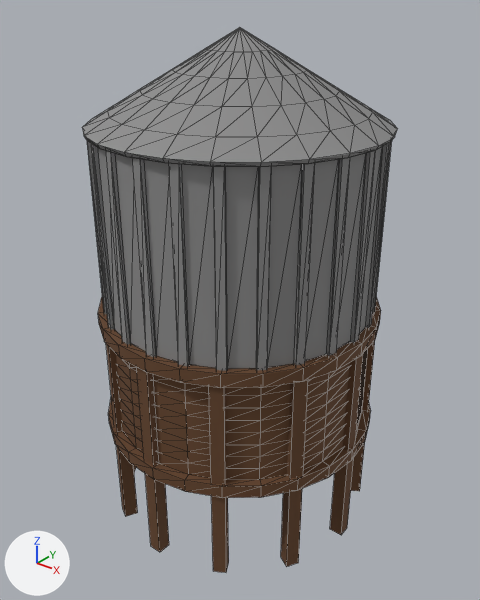
The FBX model Assets/Prefabs/3dModels/Silo.FBX, before and after one commit.
Before and after are seen from a 50 mm camera at (2.19, -2.74, 3.02) aimed at (0.02, -0.02, 1.34). Lighting does not change. The marker at lower left points along +X, +Y and +Z. Mesh edges are drawn as thin lines. Where no turn or scale is listed for an object, it has been applied to the vertices. Vertices at the same position are counted once.
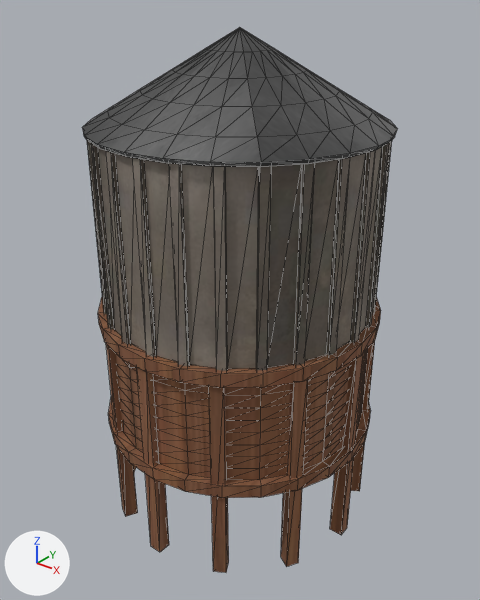
Diff of the bpy script that builds the scene:
```diff
--- a/Assets/Prefabs/3dModels/Silo.FBX.py
+++ b/Assets/Prefabs/3dModels/Silo.FBX.py
@@ img_steel_jpg @@
+img_steel_jpg = load_image('steel.jpg', '_unpacked/steel.jpg', 600, 600, 'sRGB')
@@ img_woodoodd_jpg @@
+img_woodoodd_jpg = load_image('woodoodd.jpg', '_unpacked/woodoodd.jpg', 260, 194, 'sRGB')
@@ img_steel2_jpg @@
+img_steel2_jpg = load_image('steel2.jpg', '_unpacked/steel2.jpg', 600, 600, 'sRGB')
@@ mat_02___default @@
+mat_02___default = principled_material('02 - Default')
+mat_02___default.texture = img_steel_jpg
+mat_02___default.roughness = 0.859
@@ mat_08___default @@
+mat_08___default = principled_material('08 - Default')
+mat_08___default.texture = img_woodoodd_jpg
+mat_08___default.roughness = 0.859
@@ mat_07___default @@
+mat_07___default = principled_material('07 - Default')
+mat_07___default.texture = img_steel2_jpg
+mat_07___default.roughness = 0.859
@@ me_mesh_013 @@
 me_mesh_013.from_pydata(...)  # 200 vertices, 396 faces; spans x -0.78..0.78, y -0.78..0.78, z 0.0..1.02
 # used by ob_cylinder002; location = (0.0, 0.0, 1.306)
-me_mesh_013.materials.append(mat_material__2)  # grey #8c8c8c
+# me_mesh_013 part 3: texture (UV) coordinates of 396 of 396 faces, centred in x -0.77..0.78, y -0.78..0.78, z 0.0..1.02, changed; they spanned u 0.0..1.0, v 0.0..1.0 and now span u 0.07..0.93, v 0.07..0.93
+me_mesh_013.materials.append(mat_02___default)  # picture img_steel_jpg
@@ me_mesh_009 @@
 # used by ob_box010; location = (0.644, 0.4, -0.006)
-me_mesh_009.from_pydata(...)  # 8 vertices, 6 faces; spans x -0.053..0.053, y -0.053..0.053, z 0.0..1.27
-me_mesh_009.materials.append(mat_material__4)  # brown #66452a
+me_mesh_009.from_pydata(...)  # 8 vertices, 12 faces; spans x -0.053..0.053, y -0.053..0.053, z 0.0..1.27
+# me_mesh_009 part 1
+# 6 faces are deleted
+# 12 new faces join them
+me_mesh_009.materials.append(mat_08___default)  # picture img_woodoodd_jpg
@@ me_mesh_010 @@
 # used by ob_box011; location = (-0.346, -0.671, -0.006)
-me_mesh_010.from_pydata(...)  # 8 vertices, 6 faces; spans x -0.051..0.051, y -0.051..0.051, z 0.0..1.27
-me_mesh_010.materials.append(mat_material__4)  # brown #66452a
+me_mesh_010.from_pydata(...)  # 8 vertices, 12 faces; spans x -0.051..0.051, y -0.051..0.051, z 0.0..1.27
+# me_mesh_010 part 2
+# 6 faces are deleted
+# 12 new faces join them
+me_mesh_010.materials.append(mat_08___default)  # picture img_woodoodd_jpg
@@ me_mesh_014 @@
 me_mesh_014.from_pydata(...)  # 169 vertices, 334 faces; spans x -0.8..0.8, y -0.8..0.8, z 0.0..0.49
-me_mesh_014.materials.append(mat_material__2)  # grey #8c8c8c
+me_mesh_014.materials.append(mat_07___default)  # picture img_steel2_jpg
@@ me_mesh @@
 me_mesh.from_pydata(...)  # 375 vertices, 746 faces; spans x -0.81..0.81, y -0.81..0.81, z 0.0..0.76
-me_mesh.materials.append(mat_material__4)  # brown #66452a
+me_mesh.materials.append(mat_08___default)  # picture img_woodoodd_jpg
```

Location of each change, (x1, y1, x2, y2) in pixels of the pictures (480 x 600 px):
'Cylinder002', recoloured, surface changed: (87, 141, 392, 371) in both
'Cylinder001', recoloured: (98, 297, 381, 498) in both
'Cone001', recoloured: (82, 27, 398, 167) in both
part 1 of me_mesh_009, built on: (351, 341, 375, 491) in both
part 2 of me_mesh_010, built on: (106, 344, 138, 515) in both
